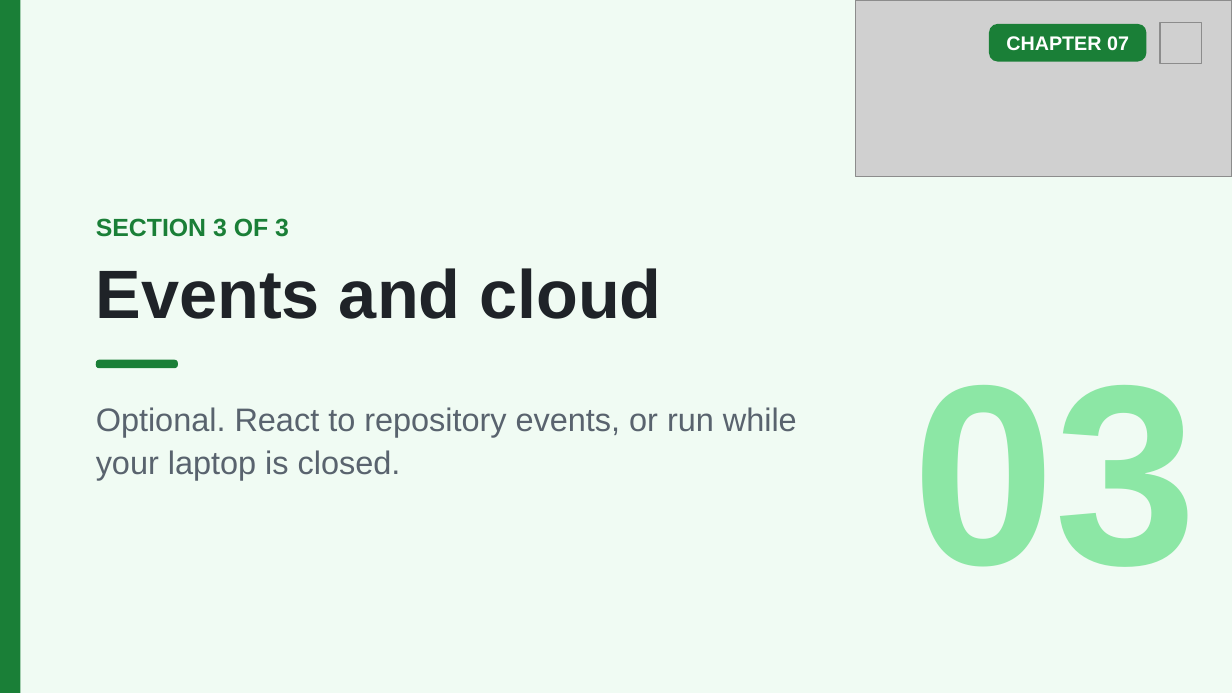
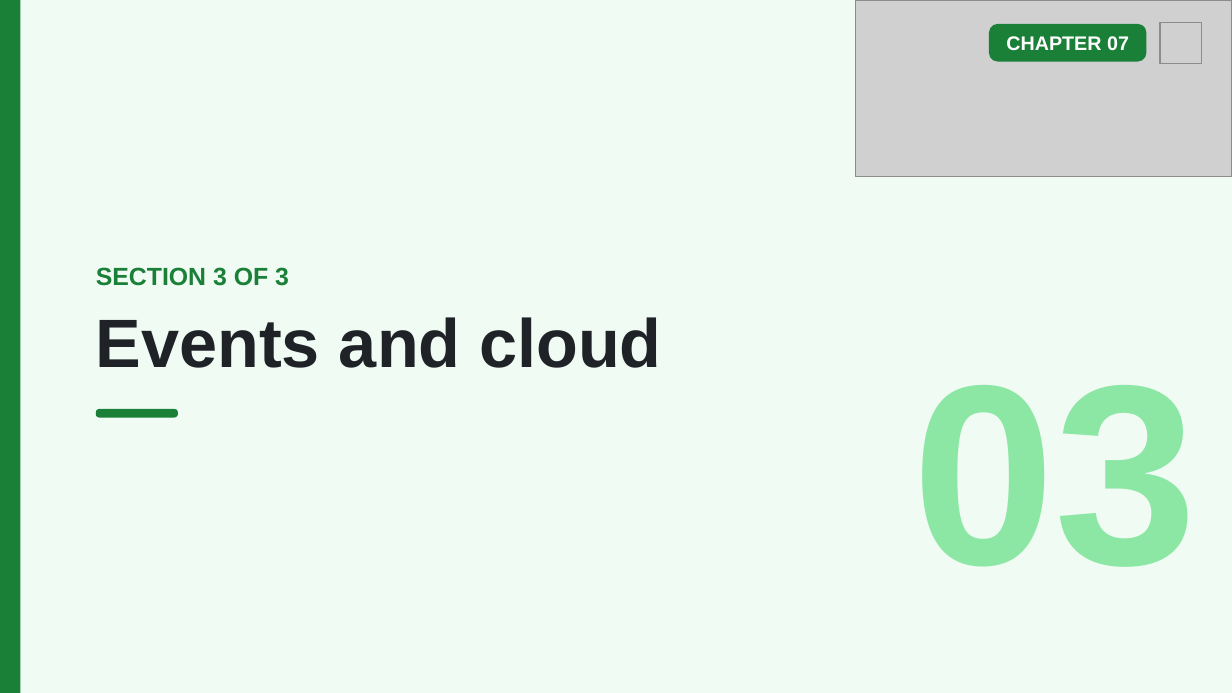
Before and after one commit to github/copilot-app-for-beginners, a slide deck: slide 11 of slides/07-automations.pptx. Drawn at 1232x693 pixels with LibreOffice and Linux fonts; fonts in the diff are those of the drawing; grey boxes stand for pictures. Boxes give left, top, right and bottom in pixels: in the first picture for what was removed or moved away, otherwise in the second. Text is boxed around its words. In the diff, an @@ line names an element or a change of style, - is before the commit and + after.

```diff
--- a/slides/07-automations.pptx
+++ b/slides/07-automations.pptx
@@ 2 texts, 1 rounded rectangle: place and size @@
-2 texts, 1 rounded rectangle at (96, 218, 661, 368)
+2 texts, 1 rounded rectangle at (96, 267, 661, 418)
@@ text removed at (96, 407, 797, 480) @@
-Optional. React to repository events, or run while your laptop is closed.
```
Also in this commit, not shown: 4 other slides changed, 7 other files.
